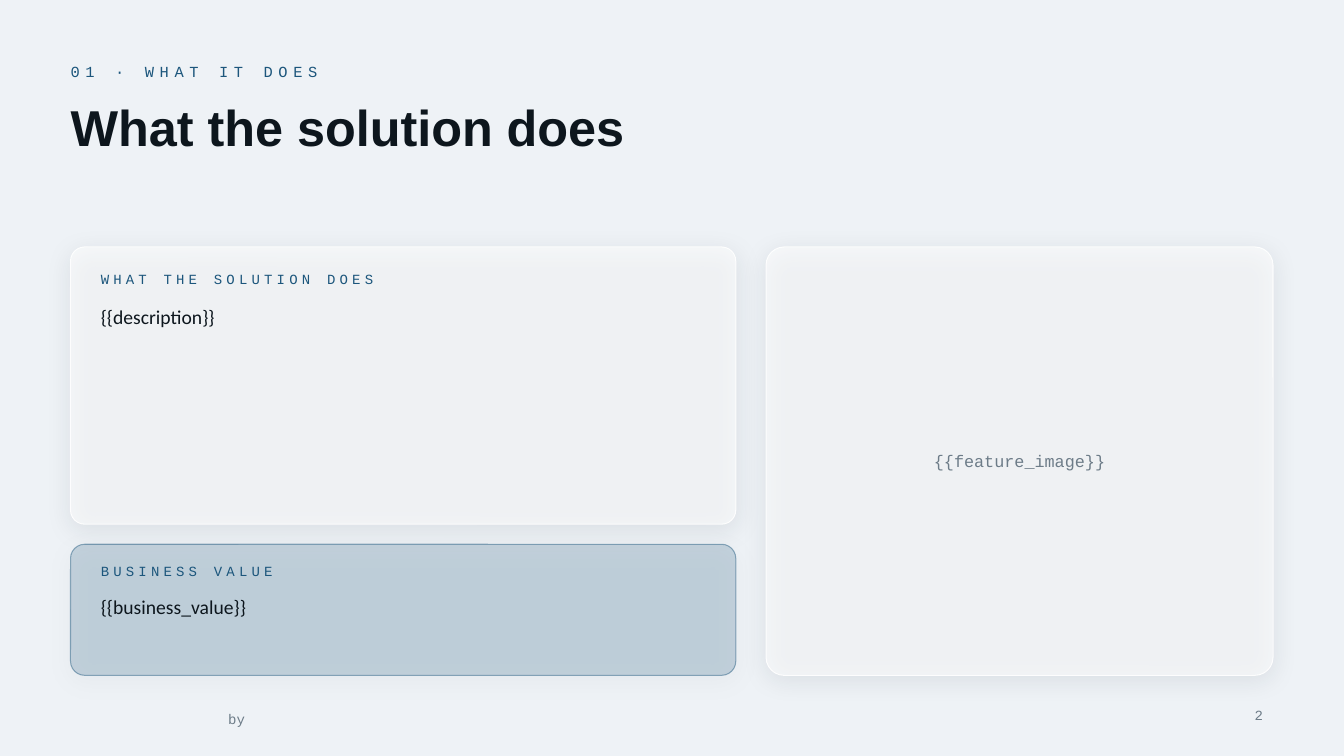
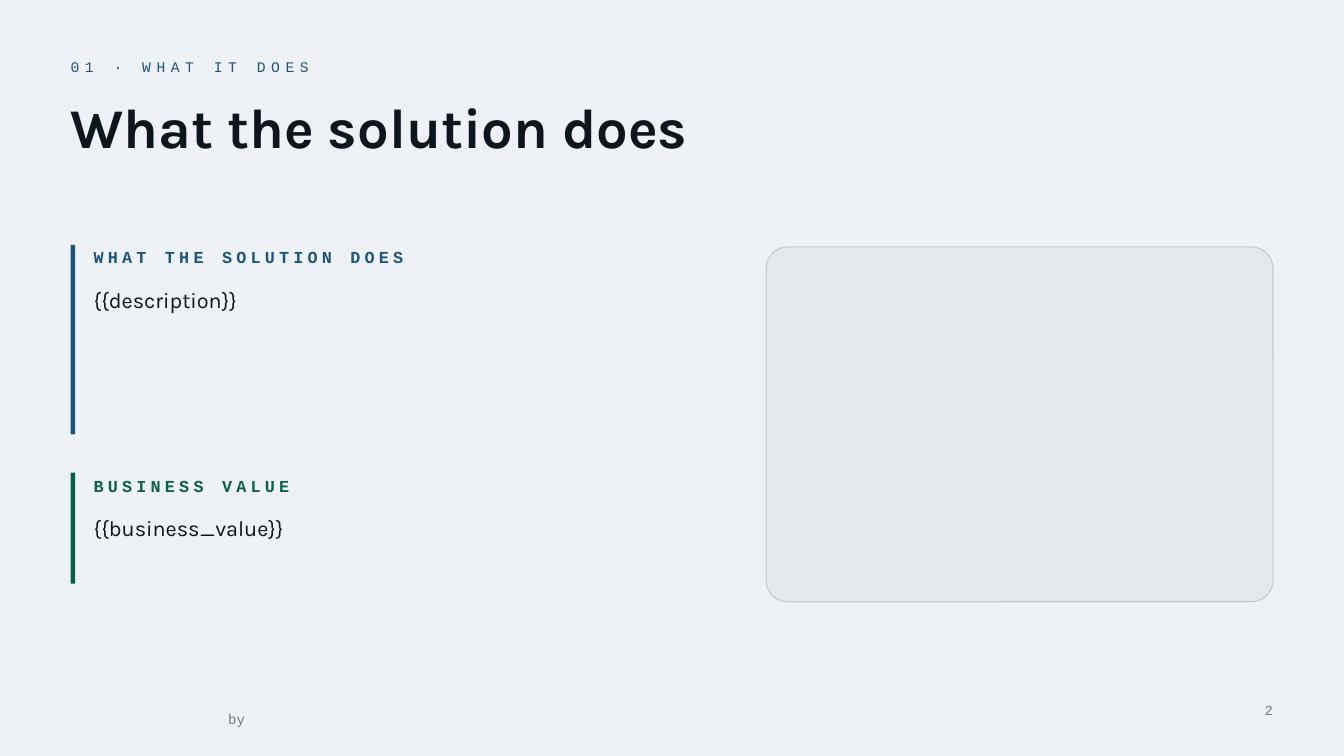
Before and after one commit to lpreciado-nextant/PRISMA, a slide deck: slide 2 of app/src/assets/deck/PRISMA_Template_Light.potx. Drawn at 1344x756 pixels with LibreOffice and Linux fonts; fonts in the diff are those of the drawing; background and template pictures are left out. Boxes give left, top, right and bottom in pixels: in the first picture for what was removed or moved away, otherwise in the second. Text is boxed around its words. In the diff, an @@ line names an element or a change of style, - is before the commit and + after.

```diff
--- a/app/src/assets/deck/PRISMA_Template_Light.potx
+++ b/app/src/assets/deck/PRISMA_Template_Light.potx
@@ text "01 · WHAT IT DOES" at (71, 62, 309, 72): size 11 to 10.5 pt @@
@@ title "What the solution does" at (71, 108, 687, 149): size 36 to 40 pt, font Arial to Karla @@
@@ rounded rectangle removed at (71, 247, 736, 524) @@
@@ rectangle added at (71, 245, 75, 435), fill #1C567C @@
@@ text "WHAT THE SOLUTION DOES": place and size @@
-text "WHAT THE SOLUTION DOES" at (101, 274, 373, 284)
+text "WHAT THE SOLUTION DOES" at (94, 251, 403, 263)
@@ text "WHAT THE SOLUTION DOES" at (94, 251, 403, 263): size 10 to 12 pt, bold on @@
@@ rounded rectangle: place and size @@
-rounded rectangle at (766, 247, 1273, 676)
+rounded rectangle at (766, 247, 1273, 602)
@@ rounded rectangle at (766, 247, 1273, 602): fill #FFFFFF at 58% opacity to #0D1E2D at 4% opacity; outline #FFFFFF 0.75 pt to #0D1E2D 0.75 pt; shadow off; proportions changed @@
@@ text "{{description}}": place and size @@
-text "{{description}}" at (101, 310, 215, 327)
+text "{{description}}" at (94, 292, 237, 313)
@@ text "{{description}}" at (94, 292, 237, 313): size 14 to 15.5 pt, font Calibri to Karla; line spacing 1 to 1.1 @@
@@ rectangle added at (71, 473, 75, 584), fill #0B604C @@
@@ text "BUSINESS VALUE": place and size @@
-text "BUSINESS VALUE" at (101, 566, 273, 576)
+text "BUSINESS VALUE" at (94, 480, 289, 492)
@@ text "BUSINESS VALUE" at (94, 480, 289, 492): size 10 to 12 pt, text colour #1C567C to #0B604C, bold on @@
@@ text removed at (934, 455, 1105, 471) @@
-{{feature_image}}
@@ text "{{business_value}}" at (94, 520, 284, 539): size 14 to 15.5 pt, font Calibri to Karla; line spacing 1 to 1.1 @@
@@ text "{{business_value}}": place and size @@
-text "{{business_value}}" at (101, 600, 246, 617)
+text "{{business_value}}" at (94, 520, 284, 539)
@@ rounded rectangle removed at (71, 544, 736, 676) @@
@@ page number: place and size @@
-page number at (1255, 710, 1263, 720)
+page number at (1265, 705, 1273, 715)
```
Also in this commit, not shown: 4 other slides changed, 1 slide added, 1 slide removed, 11 other files.
